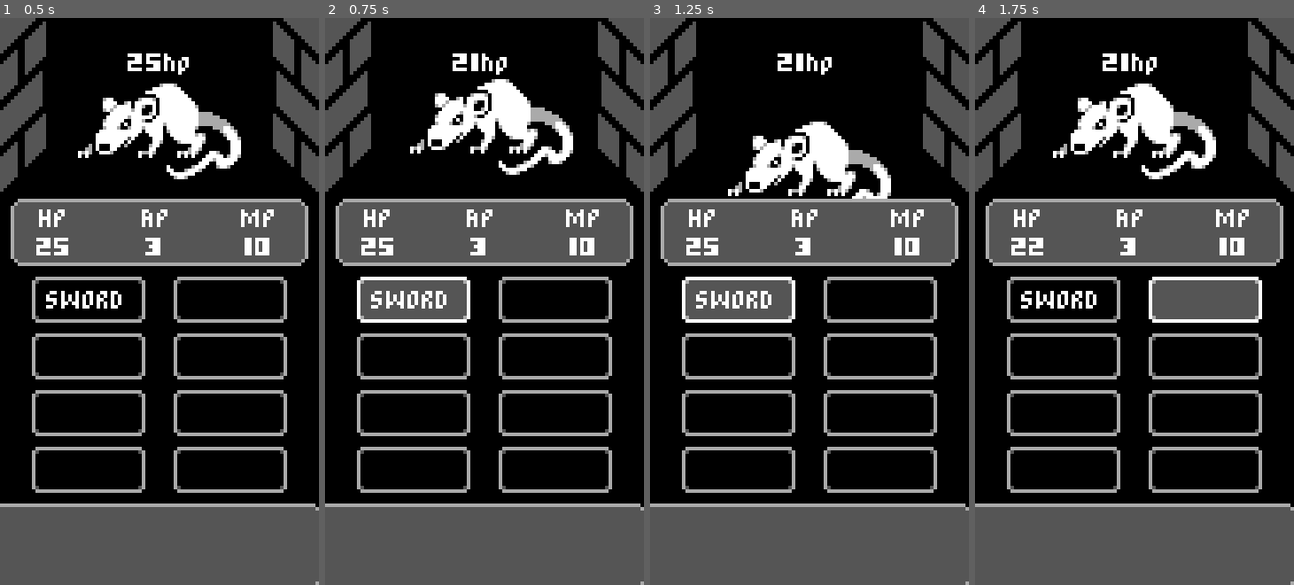
Above: before the commit, frames 1-4 (left to right).
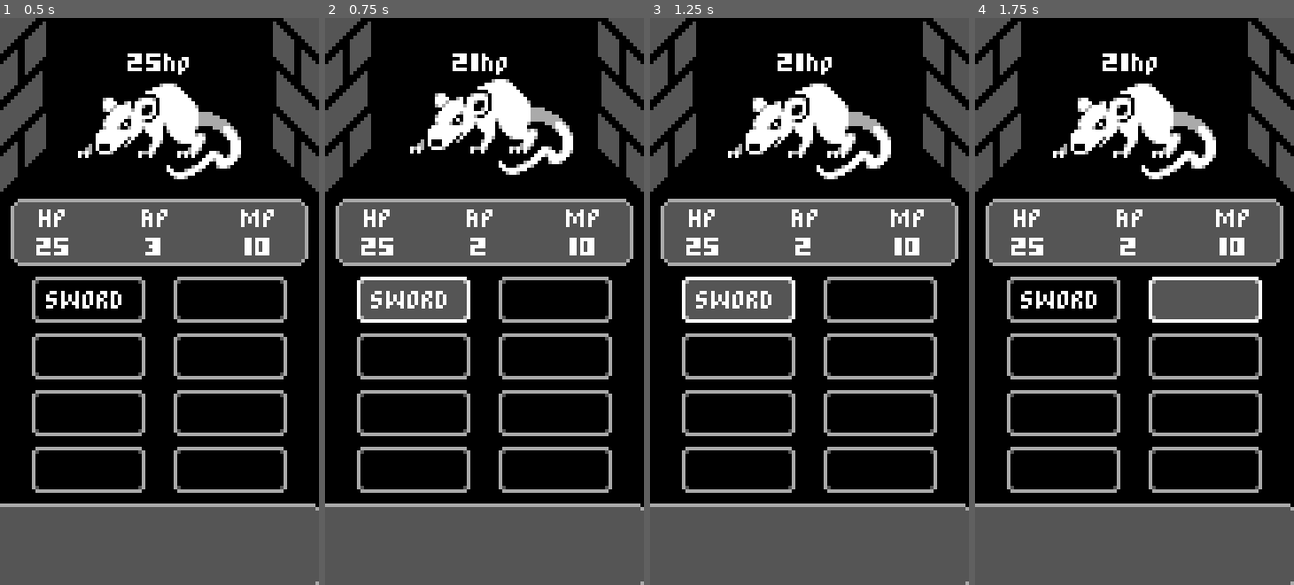
Above: after the commit, the same moments.

Repository: gkorzan/mobile-rpg-tutorial
Game: Godot game, scene res://battle.tscn
Two runs of this game, one before a commit and one after it. Both use one fixed random seed, a clock stepped at 60 frames per second and the inputs below.
Inputs (mouse positions are in pixels of both pictures, inside the frame that each line leads up to):
- Up to frame 1 (0.5 s): no input
- Up to frame 2 (0.75 s): click "SWORD" at 0.5 s
- Up to frame 3 (1.25 s): no input
- Up to frame 4 (1.75 s): click (1204, 301) at 1.25 s

Frame 1 is identical in both runs. In frame 2, less than 0.1% of the frame differs, in the area x 45-51%, y 39-42%; in frame 3, 5.2%, in the area x 24-76%, y 11-42%; in frame 4, less than 0.1%.

Commit message:
chore: VID-5 - simple gameloop

Diff:
--- a/battle.gd
+++ b/battle.gd
@@ -1,15 +1,33 @@
 extends Node
 
-@onready
-var enemy = $Enemy
-@onready
-var actionButtons = $UI/ActionButtons
+@onready var enemy = $Enemy
+@onready var playerStats = $PlayerStats
+@onready var actionButtons = $UI/ActionButtons
+
+func _ready():
+	start_player_turn()
+
+func start_player_turn():
+	actionButtons.show()
+	playerStats.ap = playerStats.MAX_AP
+
+func start_enemy_turn():
+	actionButtons.hide()
+	if enemy != null:
+		enemy.attack(playerStats)
 
 func _on_sword_button_pressed():
 	if (enemy != null):
-		enemy.hp -= 4
-
+		enemy.take_damage(4)
+		playerStats.ap -= 1
 
 func _on_enemy_dead():
 	actionButtons.hide()
 	enemy = null
+
+
+func _on_player_stats_end_turn():
+	start_enemy_turn()
+
+func _on_enemy_end_turn():
+	start_player_turn()
--- a/battle.tscn
+++ b/battle.tscn
@@ -128,7 +128,9 @@
 layout_mode = 2
 
 [connection signal="ap_changed" from="PlayerStats" to="UI/StatsPanel" method="_on_player_stats_ap_changed"]
+[connection signal="end_turn" from="PlayerStats" to="." method="_on_player_stats_end_turn"]
 [connection signal="hp_changed" from="PlayerStats" to="UI/StatsPanel" method="_on_player_stats_hp_changed"]
 [connection signal="mp_changed" from="PlayerStats" to="UI/StatsPanel" method="_on_player_stats_mp_changed"]
 [connection signal="dead" from="Enemy" to="." method="_on_enemy_dead"]
+[connection signal="end_turn" from="Enemy" to="." method="_on_enemy_end_turn"]
 [connection signal="pressed" from="UI/ActionButtons/SwordButton" to="." method="_on_sword_button_pressed"]
--- a/enemy.gd
+++ b/enemy.gd
@@ -2,27 +2,38 @@
 
 var hp = 25:
 	set = set_hp
-
+var target = null
 @onready
 var hpLabel = $HPLable
 @onready
 var animationPlayer = $AnimationPlayer
 
 signal dead
+signal end_turn
 
 func set_hp(new_hp):
 	hp = new_hp
 	hpLabel.text = str(hp) + 'hp'
 
-	if (hp <= 0):
+func attack(target) -> void:
+	await get_tree().create_timer(0.4)
+	animationPlayer.play("ATTACK")
+	self.target = target
+	await animationPlayer.animation_finished
+	self.target = null
+	emit_signal("end_turn")
+
+func deal_damage(amount):
+		target.hp -= 4
+
+func take_damage(amount):
+	self.hp -= amount
+	if is_dead():
 		emit_signal("dead")
 		queue_free()
 	else:
 		animationPlayer.play("SHAKE")
 		await animationPlayer.animation_finished
-		animationPlayer.play("ATTACK")
-		await animationPlayer.animation_finished
 
-		var battle = get_tree().current_scene
-		var player = battle.find_child("PlayerStats")
-		player.hp -= 3
+func is_dead():
+	return hp <= 0
--- a/enemy.tscn
+++ b/enemy.tscn
@@ -17,6 +17,20 @@
 "transitions": PackedFloat32Array(1, 1, 1, 1),
 "update": 0,
 "values": [Vector2(0, 0), Vector2(0, -3), Vector2(0, 8), Vector2(0, 0)]
+}
+tracks/1/type = "method"
+tracks/1/imported = false
+tracks/1/enabled = true
+tracks/1/path = NodePath(".")
+tracks/1/interp = 1
+tracks/1/loop_wrap = true
+tracks/1/keys = {
+"times": PackedFloat32Array(0.4),
+"transitions": PackedFloat32Array(1),
+"values": [{
+"args": [null],
+"method": &"deal_damage"
+}]
 }
 
 [sub_resource type="Animation" id="Animation_006g0"]
--- a/player-stats.gd
+++ b/player-stats.gd
@@ -13,13 +13,15 @@
 signal end_turn
 
 func set_hp(value):
-	hp = min(MAX_HP, value)
+	hp = clamp(MAX_HP, 0, value)
 	emit_signal("hp_changed", hp)
 
 func set_ap(value):
-	ap = min(MAX_AP, value)
+	ap = clamp(MAX_AP, 0, value)
 	emit_signal("ap_changed", ap)
+	if ap == 0:
+		emit_signal("end_turn")
 
 func set_mp(value):
-	mp = min(MAX_MP, value)
+	mp = clamp(MAX_MP, 0, value)
 	emit_signal("mp_changed", mp)
